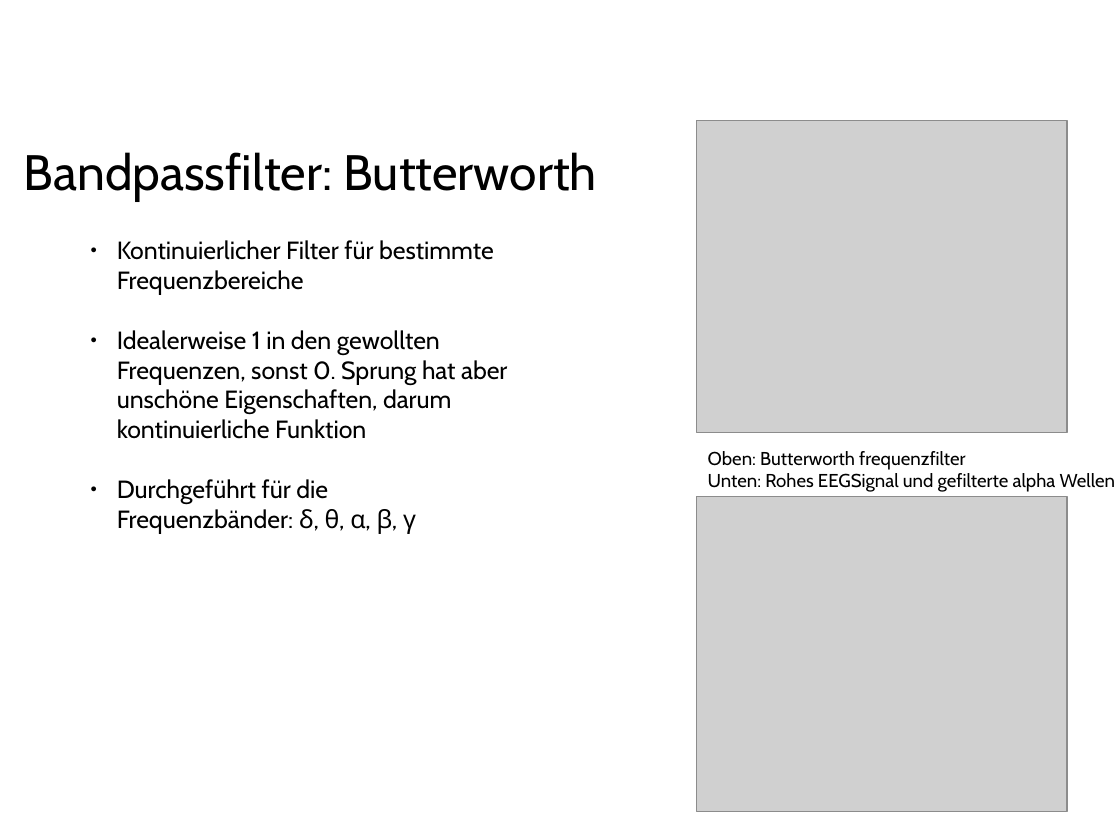
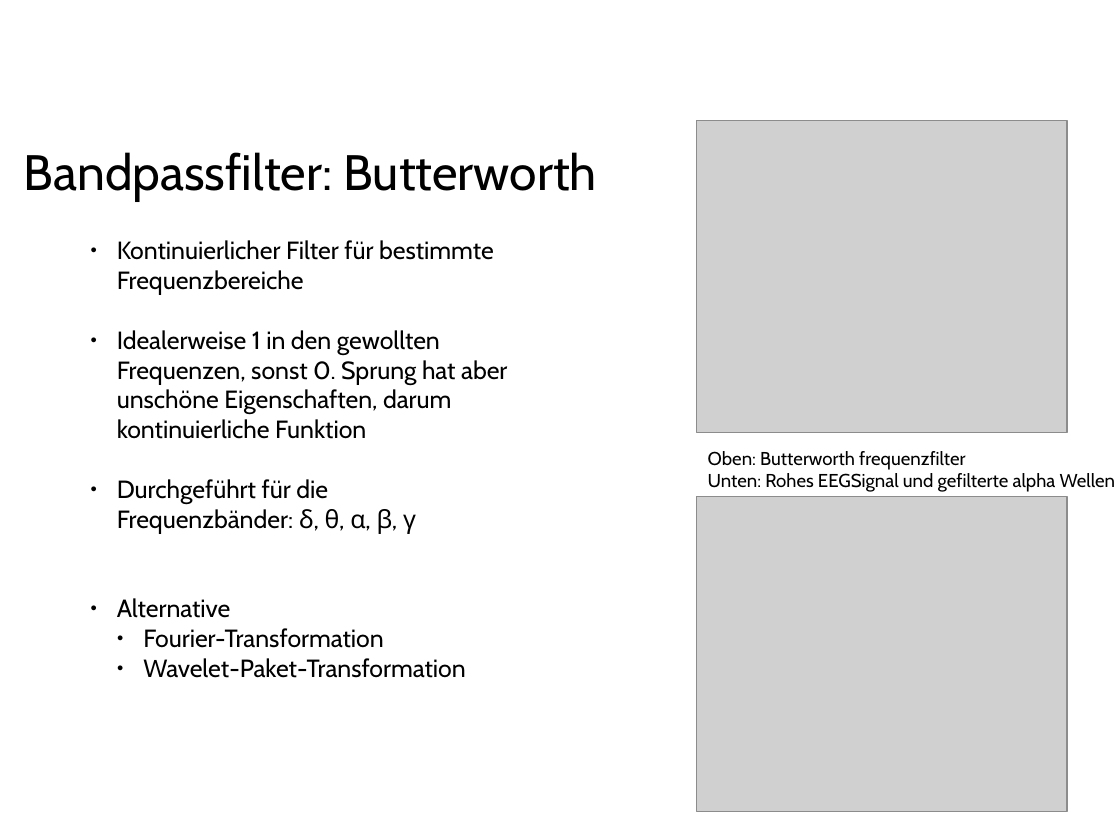
Before and after one commit to ppasler/current-adas, a slide deck: slide 13 of project/presentation/Praesentation_PoSDBoS_Pasler.odp. Drawn at 1120x840 pixels with LibreOffice and Linux fonts; fonts in the diff are those of the drawing; grey boxes stand for pictures; background and template pictures are left out. Boxes give left, top, right and bottom in pixels: in the first picture for what was removed or moved away, otherwise in the second. Text is boxed around its words. In the diff, an @@ line names an element or a change of style, - is before the commit and + after.

```diff
--- a/project/presentation/Praesentation_PoSDBoS_Pasler.odp
+++ b/project/presentation/Praesentation_PoSDBoS_Pasler.odp
@@ text at (117,598,465,678): paragraphs added @@
+● Alternative
+  ● Fourier-Transformation
+  ● Wavelet-Paket-Transformation
```
Also in this commit, not shown: 2 other slides changed, 14 other files.
